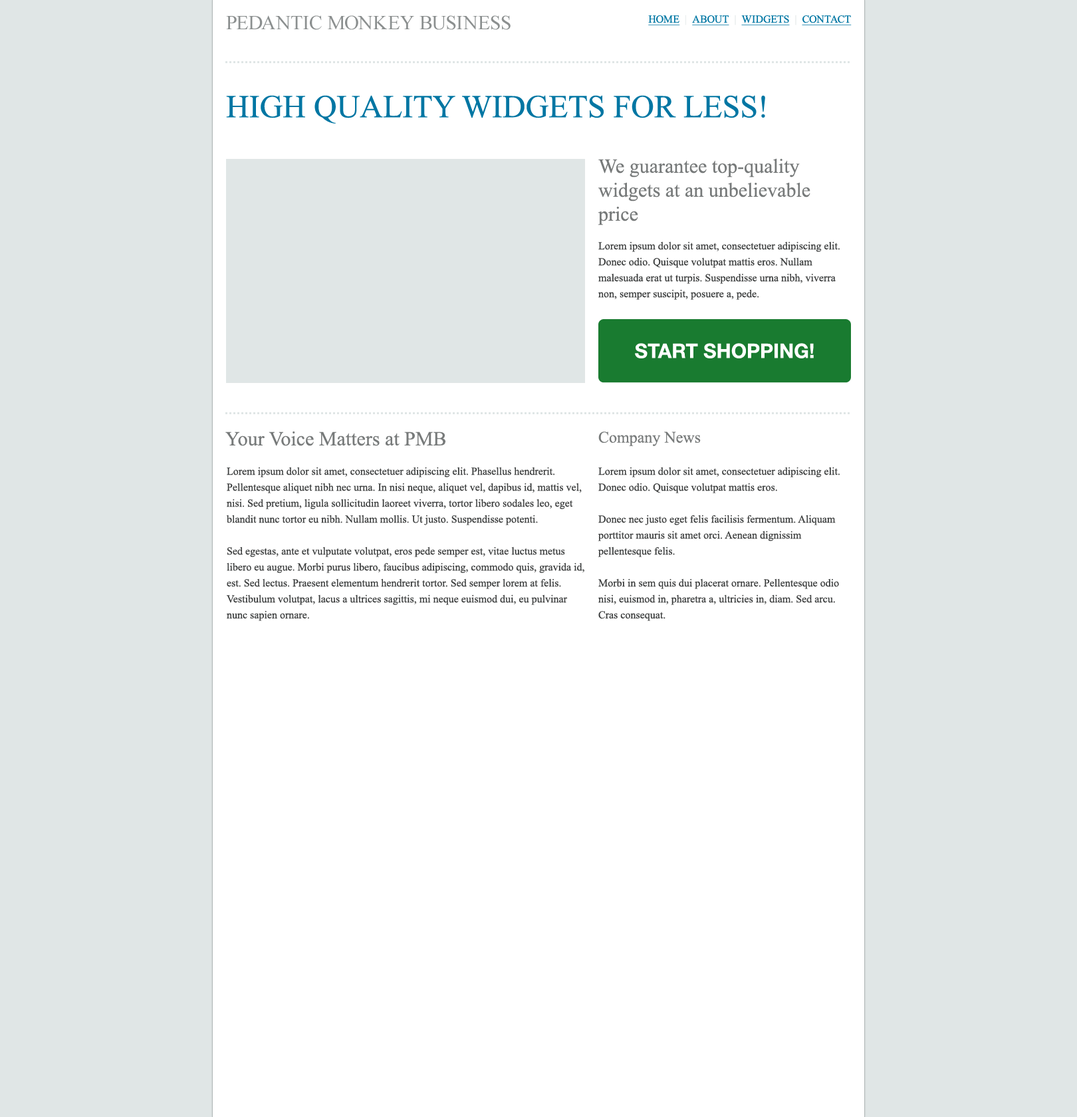
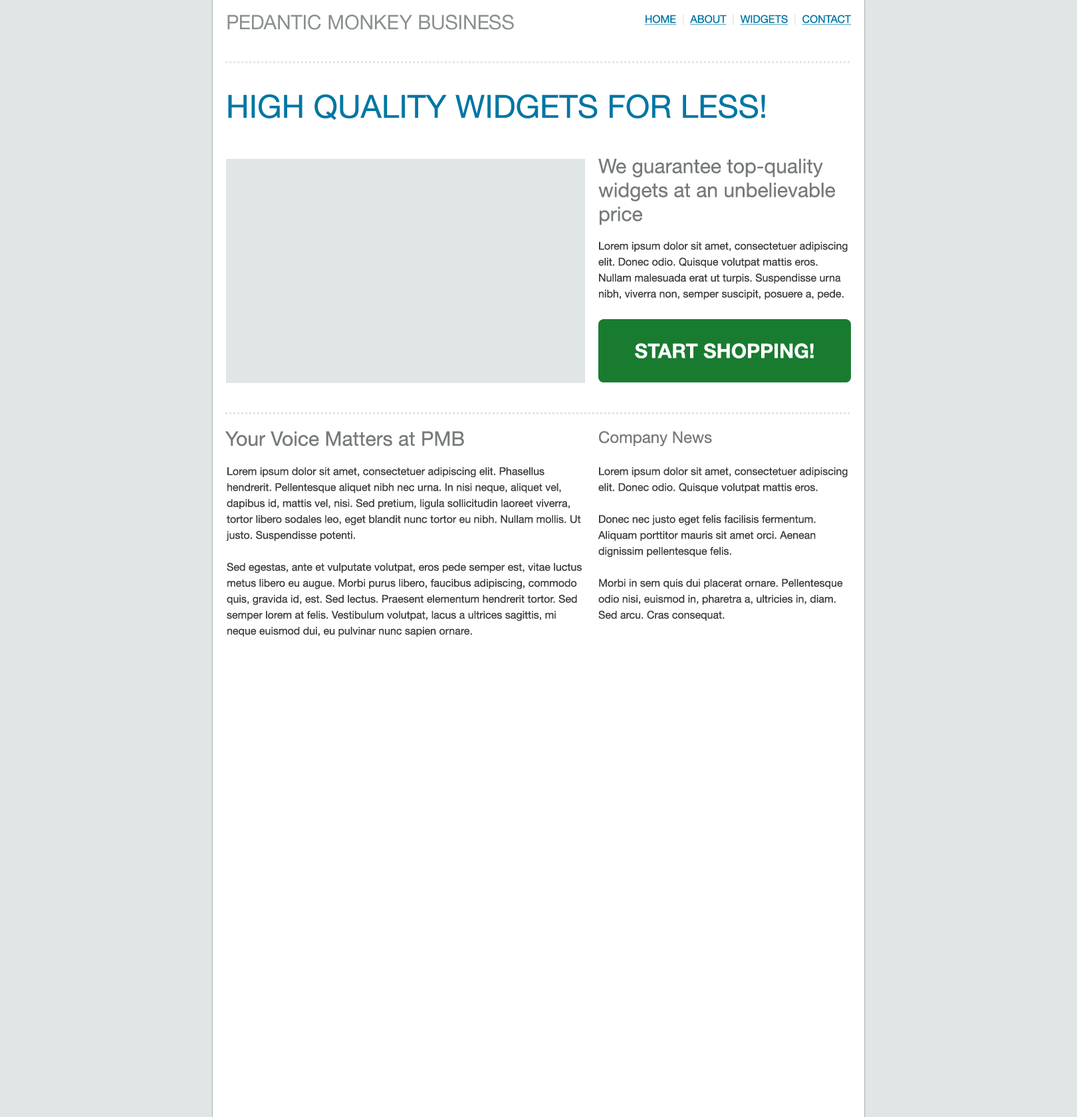
Layers edited between the first and the second 1077×1117 image:
painted on "Lorem ipsum dolor sit amet, consectetuer adipiscing elit. Donec" (1st of 2, in "Text") over (x1=597, y1=466, x2=848, y2=622)
painted on "Company News" over (x1=598, y1=430, x2=713, y2=447)
painted on "Lorem ipsum dolor sit amet, consectetuer adipiscing elit. Phase" over (x1=226, y1=466, x2=585, y2=638)
painted on "Your Voice Matters at PMB" over (x1=225, y1=430, x2=465, y2=447)
painted on "Lorem ipsum dolor sit amet, consectetuer adipiscing elit. Donec" (2nd of 2, in "Text") over (x1=598, y1=241, x2=848, y2=300)
painted on "We guarantee top-quality widgets at an unbelievable price" over (x1=597, y1=158, x2=836, y2=226)
painted on "HIGH QUALITY WIDGETS FOR LESS!" over (x1=226, y1=94, x2=766, y2=124)
painted on "HOME | ABOUT | WIDGETS | CONTACT" over (x1=644, y1=13, x2=852, y2=26)
painted on "PEDANTIC MONKEY BUSINESS" over (x1=226, y1=14, x2=515, y2=30)
